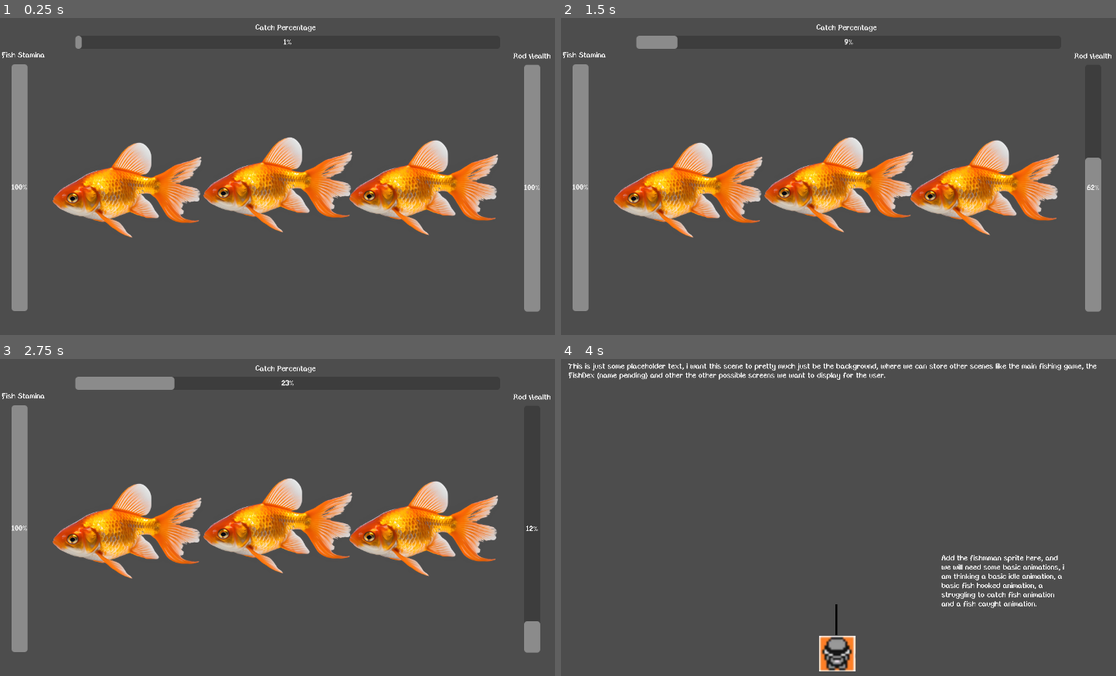
Above: before the commit, frames 1-4 (two rows, left to right).
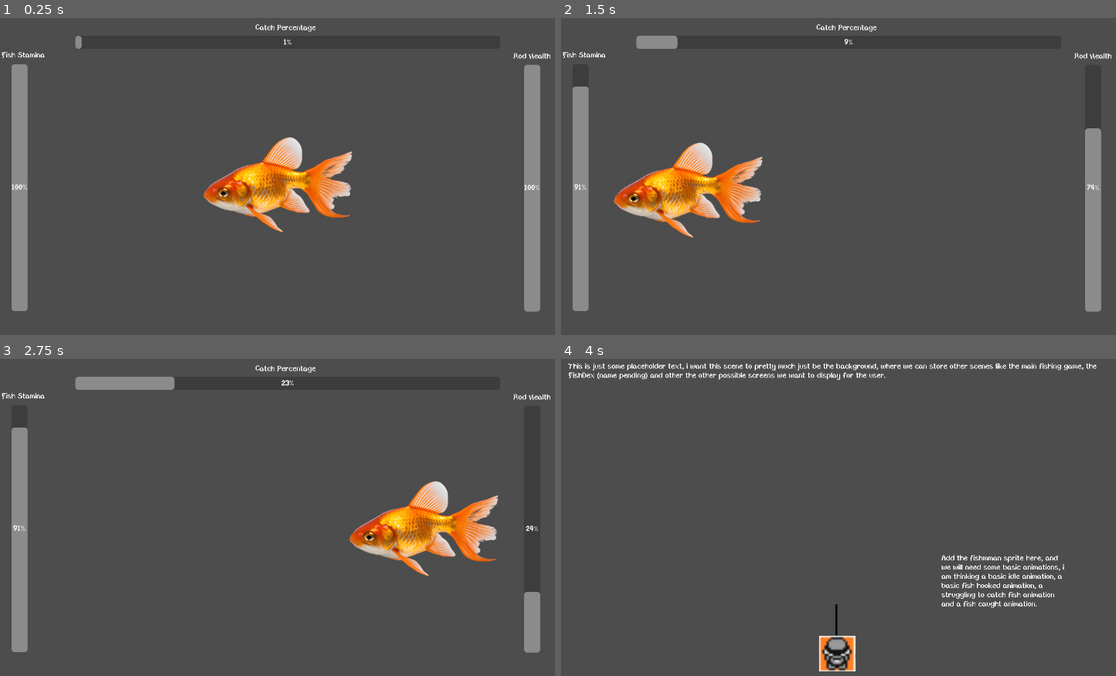
Above: after the commit, the same moments.

Repository: p4ntz/fish
Game: Godot game, scene res://Scenes/fishing.tscn
Same seed, same stepped clock (60 frames per second), same inputs: the game is played once before the commit and once after it. This scene is started directly instead of the project's main scene.
Inputs (mouse positions are in pixels of both pictures, inside the frame that each line leads up to):
- Up to frame 1 (0.25 s): no input
- Up to frame 2 (1.5 s): tap Enter (ui_accept) at 0.5, 0.77 s; move the mouse to (1005, 173) at 0.52 s; hold Right (ui_right) 0.53-1.28 s; click (1005, 173) at 0.67 s; move the mouse to (744, 208) at 1.27 s; hold Down (ui_down) from 1.28 s (still down)
- Up to frame 3 (2.75 s): tap Enter (ui_accept) at 1.52 s; move the mouse to (371, 457) at 2.02 s; release Down (ui_down) at 2.03 s; hold Right (ui_right) from 2.03 s (still down)
- Up to frame 4 (4 s): move the mouse to (838, 603) at 2.77 s; click (838, 603) at 2.92 s; tap Enter (ui_accept) at 3.02, 3.77 s; move the mouse to (1054, 584) at 3.52 s; release Right (ui_right) at 3.53 s; hold Left (ui_left) from 3.53 s (still down)

The runs differ from the first frame. In frame 1, 7.9% of the frame differs, in the area x 9-90%, y 38-70%; in frame 2, 8.4%; in frame 3, 8.4%, in the area x 2-98%, y 14-84%; in frame 4, nothing differs.
Error before the commit: Invalid access to property or key 'description' on a base object of type 'Dictionary'. (res://Scripts/Dex.gd:19)

Commit message:
Add missing fields. fix data type in FishClass.gd

Diff:
--- a/Scripts/FishClass.gd
+++ b/Scripts/FishClass.gd
@@ -20,7 +20,7 @@
 @export var size_unit: String = "cm"
 
 # Spawning/Catching Properties
-@export var locations: Array[String] = []
+@export var locations: Array = []
 @export var seasons: Array[String] = ["Spring", "Summer", "Fall", "Winter"]
 @export var time_of_day: Array[String] = ["Morning", "Afternoon", "Evening", "Night"]
 @export var depth_range: Vector2 = Vector2(0.0, 10.0)  # min and max depth
--- a/Scripts/fish.json
+++ b/Scripts/fish.json
@@ -3,58 +3,81 @@
 		"fish_name": "Goldfish",
 		"difficulty": 1,
 		"rarity": 0.1,
-		"locations": ["pond"]
+		"locations": ["pond"],
+		"scientific_name": "",
+		"description": ""
 	},
 	"1": {
 		"fish_name": "Bass",
 		"difficulty": 2,
 		"rarity": 0.2,
-		"locations": ["river", "lake"]
+		"locations": ["river", "lake"],
+		"scientific_name": "",
+		"description": ""
 	},
 	"2": {
 		"fish_name": "Curried Salmon",
 		"difficulty": 3,
 		"rarity": 0.4,
-		"locations": ["market"]
+		"locations": ["market"],
+		"scientific_name": "",
+		"description": ""
 	},
 	"3": {
 		"fish_name": "Perch",
 		"difficulty": 2,
 		"rarity": 0.1,
-		"locations": ["river"]
+		"locations": ["river"],
+		"scientific_name": "",
+		"description": ""
 	},
 	"4": {
 		"fish_name": "Can of Tuna",
 		"difficulty": 3,
 		"rarity": 0.6,
-		"locations": ["market"]
+		"locations": ["market"],
+		"scientific_name": "",
+		"description": ""
 	},
 	"5": {
 		"fish_name": "Bluegill",
 		"difficulty": 3,
-		"rarity": 1
+		"rarity": 1,
+		"description": "",
+		"scientific_name": "",
+		"locations": ["river"]
 	},
 	"6": {
 		"fish_name": "Redgill",
 		"difficulty": 3,
-		"rarity": 1
+		"rarity": 1,
+		"description": "",
+		"scientific_name": "",
+		"locations": ["river"]
 	},
 	"7": {
 		"fish_name": "Yellowgill",
 		"difficulty": 3,
-		"rarity": 1
+		"rarity": 1,
+		"description": "",
+		"scientific_name": "",
+		"locations": ["river"]
 	},
 	"8": {
 		"fish_name": "Puffer Fish",
 		"difficulty": 3,
 		"rarity": 1,
-		"locations": ["ocean"]
+		"locations": ["ocean"],
+		"scientific_name": "",
+		"description": ""
 	},
 	"9": {
 		"fish_name": "Ogre Eel",
 		"difficulty": 3,
 		"rarity": 1,
-		"locations": ["toilet"]
+		"locations": ["toilet"],
+		"scientific_name": "",
+		"description": ""
 	},
 	"10": {
 		"fish_name": "Walleye",
@@ -68,13 +91,17 @@
 		"fish_name": "Sea Urchin",
 		"difficulty": 3,
 		"rarity": 1,
-		"locations": ["ocean"]
+		"locations": ["ocean"],
+		"scientific_name": "",
+		"description": ""
 	},
 	"12": {
 		"fish_name": "Plastic Fish with Googly Eyes",
 		"difficulty": 3,
 		"rarity": 0.4,
-		"locations": ["Kiddie Pool"]
+		"locations": ["Kiddie Pool"],
+		"scientific_name": "",
+		"description": ""
 	},
 	"13": {
 		"fish_name": "A Man in a Fish Costume",
@@ -89,63 +116,87 @@
 		"difficulty": 3,
 		"rarity": 1,
 		"locations": ["ocean"],
-		"scientific_name": "Pterois Volitans"
+		"scientific_name": "Pterois Volitans",
+		"description": ""
 	},
 	"15": {
 		"fish_name": "Catphish",
 		"difficulty": 3,
 		"rarity": 0.1,
 		"locations": ["office"],
-		"scientific_name": "Fakeus Emailus"
+		"scientific_name": "Fakeus Emailus",
+		"description": ""
 	},
 	"16": {
 		"fish_name": "A Living Pot of Fish Stew",
 		"difficulty": 3,
 		"rarity": 0.5,
-		"locations": ["market"]
+		"locations": ["market"],
+		"scientific_name": "",
+		"description": ""
 	},
 	"17": {
 		"fish_name": "Parrot Fish",
 		"difficulty": 3,
-		"rarity": 1
+		"rarity": 1,
+		"description": "",
+		"scientific_name": "",
+		"locations": ["river"]
 	},
 	"18": {
 		"fish_name": "Red Snapper",
 		"difficulty": 3,
-		"rarity": 1
+		"rarity": 1,
+		"description": "",
+		"scientific_name": "",
+		"locations": ["river"]
 	},
 	"19": {
 		"fish_name": "Cheese Carp",
 		"difficulty": 3,
 		"rarity": 0.3,
-		"locations": ["toilet", "pool", "office"]
+		"locations": ["toilet", "pool", "office"],
+		"scientific_name": "",
+		"description": ""
 	},
 	"20": {
 		"fish_name": "Rune Fish",
 		"difficulty": 3,
-		"rarity": 1
+		"rarity": 1,
+		"description": "",
+		"scientific_name": "",
+		"locations": ["river"]
 	},
 	"21": {
 		"fish_name": "Rubber Ducky",
 		"difficulty": 3,
 		"rarity": 0.1,
-		"locations": ["pool"]
+		"locations": ["pool"],
+		"scientific_name": "",
+		"description": ""
 	},
 	"22": {
 		"fish_name": "Money Fish",
 		"difficulty": 3,
 		"rarity": 1,
-		"locations": ["office"]
+		"locations": ["office"],
+		"scientific_name": "",
+		"description": ""
 	},
 	"23": {
 		"fish_name": "Sturgeon",
 		"difficulty": 3,
-		"rarity": 1
+		"rarity": 1,
+		"scientific_name": "",
+		"locations": ["lake"],
+		"description": ""
 	},
 	"24": {
 		"fish_name": "FRUG",
 		"difficulty": 3,
 		"rarity": 0.3,
-		"locations": ["river"]
+		"locations": ["river"],
+		"scientific_name": "",
+		"description": ""
 	}
 }
